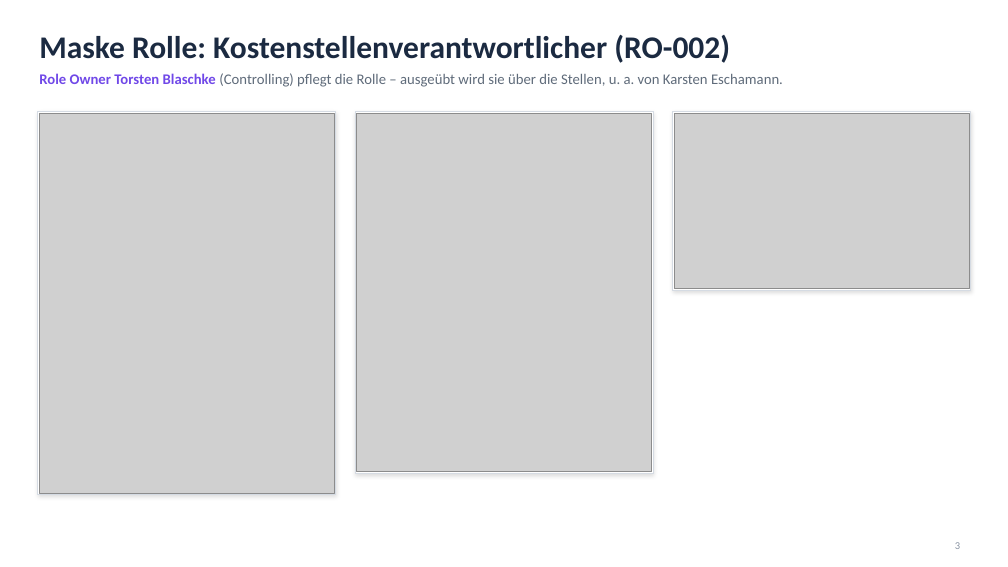
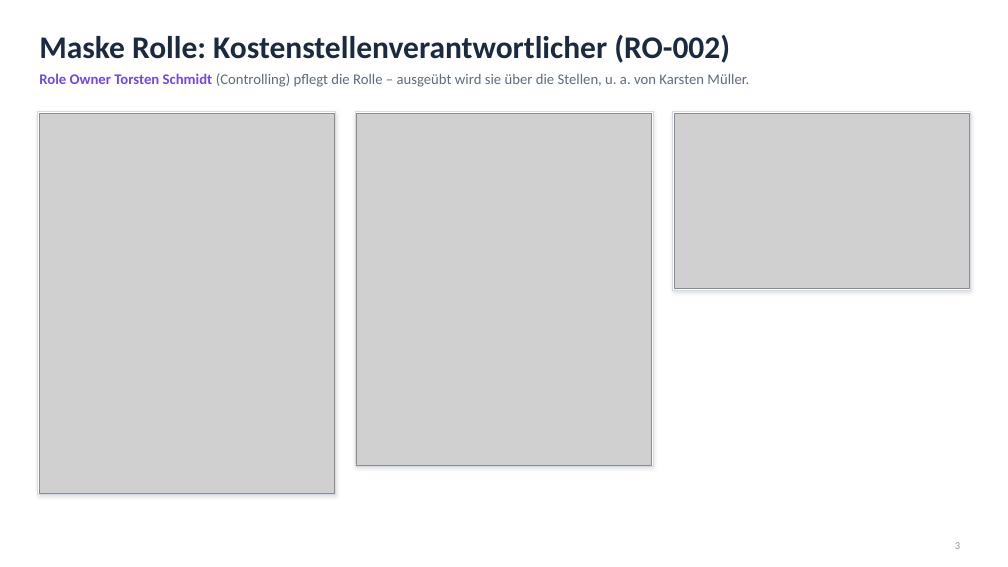
Before and after one commit to anOBdrMRas/GRC2, a slide deck: slide 3 of docs/folien-organisationsmodell.pptx. Drawn at 1008x567 pixels with LibreOffice and Linux fonts; fonts in the diff are those of the drawing; grey boxes stand for pictures. Boxes give left, top, right and bottom in pixels: in the first picture for what was removed or moved away, otherwise in the second. Text is boxed around its words. In the diff, an @@ line names an element or a change of style, - is before the commit and + after.

```diff
--- a/docs/folien-organisationsmodell.pptx
+++ b/docs/folien-organisationsmodell.pptx
@@ text at box(39, 73, 749, 87): text changed @@
-Role Owner Torsten Blaschke (Controlling) pflegt die Rolle – ausgeübt wird sie über die Stellen, u. a. von Karsten Eschamann.
+Role Owner Torsten Schmidt (Controlling) pflegt die Rolle – ausgeübt wird sie über die Stellen, u. a. von Karsten Müller.
@@ rectangle: place and size @@
-rectangle at box(355, 112, 653, 473)
+rectangle at box(355, 112, 653, 467)
@@ picture: place and size @@
-picture at box(357, 113, 652, 472)
+picture at box(357, 113, 652, 466)
```
Also in this commit, not shown: 3 other slides changed, 1 other file.
